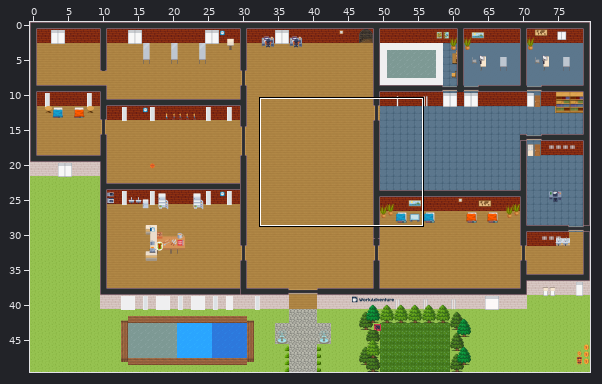
Tiled map (JSON) -- map.tmj. The first picture is a wide view before the edit; the outline marks the close-up.
Close-up. Before the commit:
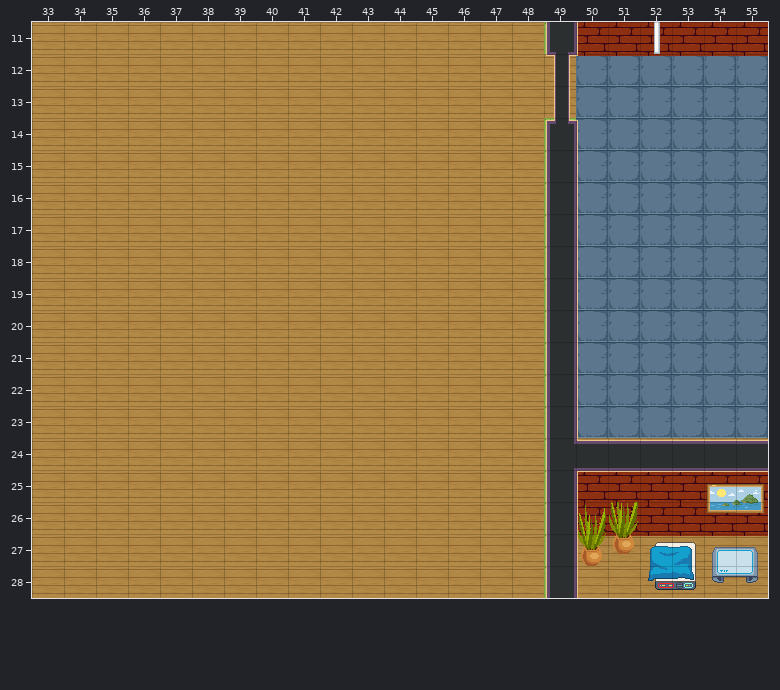
Cells are 32x32 px. Shown: x 33..55, y 11..28. The commit also changed other parts of the map, which this record leaves out.
And afterwards:
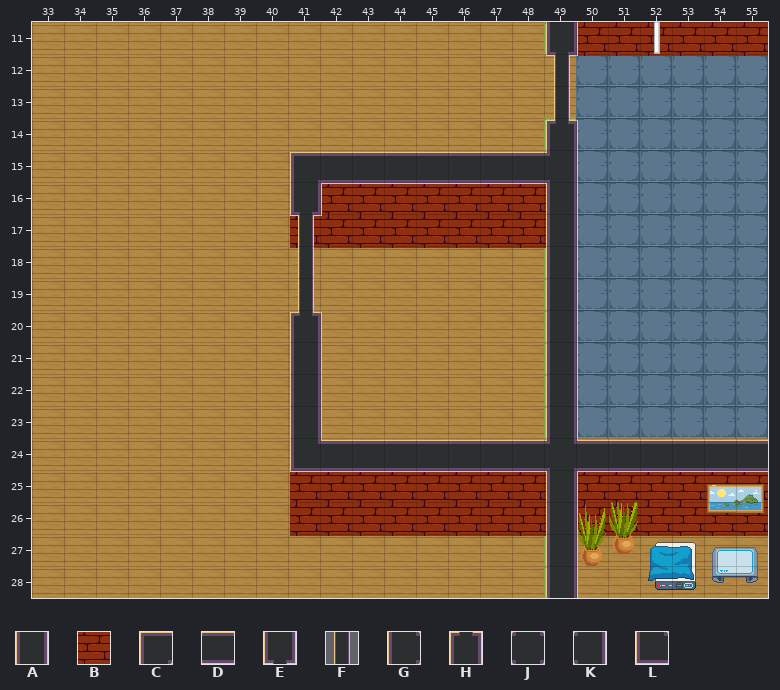
Key: from "Chunk 1": A 3, B 66, C 225, D 226, E 231, F 232, G 233, H 235, J 238, K 241, L 244.
_ is an empty cell.
Change:
Layer "walls Brique":
There is now tile B in row 16 at x 42 to 48; in row 17 at x 41 to 48; in rows 25 to 26 at x 41 to 48.
Layer "walls Vue dessus":
There is now tile A in rows 21 to 23 at x 41.
There is now tile C in row 15 at x 41.
There is now tile D in row 15 at x 42 to 48; in row 24 at x 42 to 48.
There is now tile E in row 16 at x 41.
There is now tile F in rows 17 to 19 at x 41.
There is now tile H in row 20 at x 41.
The edit turns tile G into tile J in row 24 at x 49.
The edit turns tile A into tile K in row 15 at x 49.
There is now tile L in row 24 at x 41.
Where, in picture pixels (left, top, right, bottom), the same in both close-ups:
changed: (290, 152, 550, 536)
